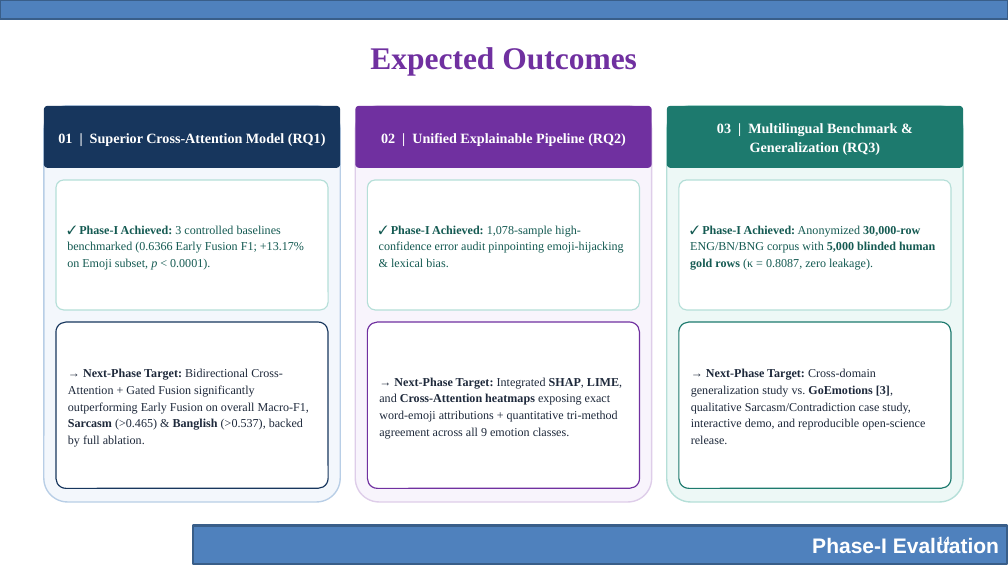
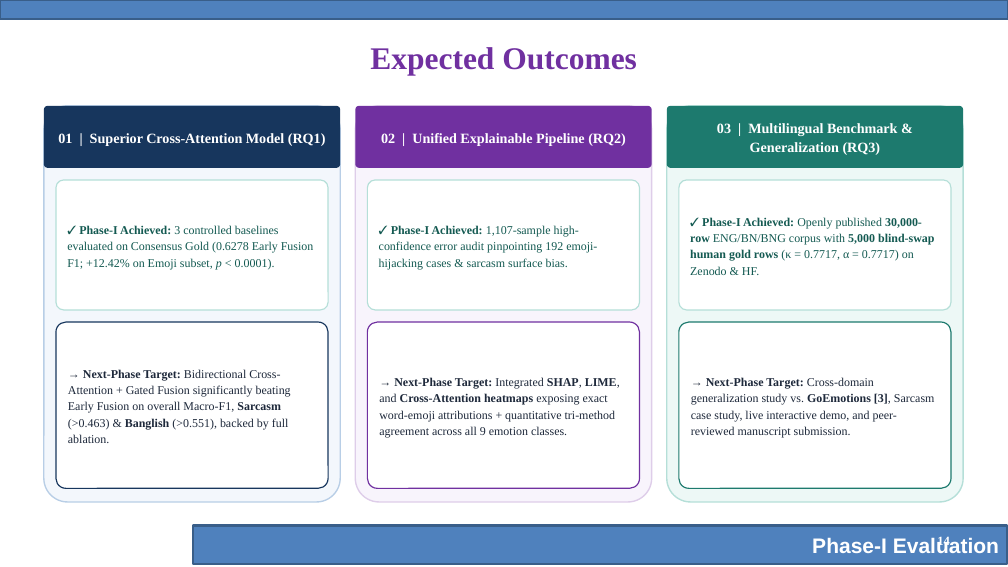
Before and after one commit to ragibcs/AffectFusion, a slide deck: slide 14 of docs/phase_1/AffectFusion_Phase-I_Evaluation.pptx. Drawn at 1008x567 pixels with LibreOffice and Linux fonts; fonts in the diff are those of the drawing; background and template pictures are left out. Boxes give left, top, right and bottom in pixels: in the first picture for what was removed or moved away, otherwise in the second. Text is boxed around its words. In the diff, an @@ line names an element or a change of style, - is before the commit and + after.

Commit message:
Update Phase-I to v4 methodology and Round-2 Blind-Swap Consensus Gold (kappa 0.7717, alpha 0.7717)

```diff
--- a/docs/phase_1/AffectFusion_Phase-I_Evaluation.pptx
+++ b/docs/phase_1/AffectFusion_Phase-I_Evaluation.pptx
@@ text in rounded rectangle at (x1=67, y1=225, x2=314, y2=269): text changed; size 11.5 to 11.4 pt @@
-✓ Phase-I Achieved: 3 controlled baselines benchmarked (0.6366 Early Fusion F1; +13.17% on Emoji subset, p < 0.0001).
+✓ Phase-I Achieved: 3 controlled baselines evaluated on Consensus Gold (0.6278 Early Fusion F1; +12.42% on Emoji subset, p < 0.0001).
@@ text in rounded rectangle at (x1=379, y1=225, x2=597, y2=269): text changed; size 11.5 to 11.4 pt @@
-✓ Phase-I Achieved: 1,078-sample high-confidence error audit pinpointing emoji-hijacking & lexical bias.
+✓ Phase-I Achieved: 1,107-sample high-confidence error audit pinpointing 192 emoji-hijacking cases & sarcasm surface bias.
@@ text in rounded rectangle at (x1=690, y1=217, x2=934, y2=275): text changed; size 11.5 to 11.4 pt @@
-✓ Phase-I Achieved: Anonymized 30,000-row ENG/BN/BNG corpus with 5,000 blinded human gold rows (κ = 0.8087, zero leakage).
+✓ Phase-I Achieved: Openly published 30,000-row ENG/BN/BNG corpus with 5,000 blind-swap human gold rows (κ = 0.7717, α = 0.7717) on Zenodo & HF.
@@ rounded rectangle "→ Next-Phase Target: Integrated SHAP, ..." at (x1=368, y1=322, x2=640, y2=488): size 11.5 to 11.4 pt; line spacing 1.15 to 1.14 @@
@@ text in rounded rectangle at (x1=68, y1=369, x2=291, y2=443): text changed; size 11.5 to 11.4 pt @@
-→ Next-Phase Target: Bidirectional Cross-Attention + Gated Fusion significantly outperforming Early Fusion on overall Macro-F1, Sarcasm (>0.465) & Banglish (>0.537), backed by full ablation.
+→ Next-Phase Target: Bidirectional Cross-Attention + Gated Fusion significantly beating Early Fusion on overall Macro-F1, Sarcasm (>0.463) & Banglish (>0.551), backed by full ablation.
@@ text in rounded rectangle at (x1=691, y1=377, x2=934, y2=438): text changed; size 11.5 to 11.4 pt @@
-→ Next-Phase Target: Cross-domain generalization study vs. GoEmotions [3], qualitative Sarcasm/Contradiction case study, interactive demo, and reproducible open-science release.
+→ Next-Phase Target: Cross-domain generalization study vs. GoEmotions [3], Sarcasm case study, live interactive demo, and peer-reviewed manuscript submission.
```
Also in this commit, not shown: 12 other slides changed, 35 other files.
